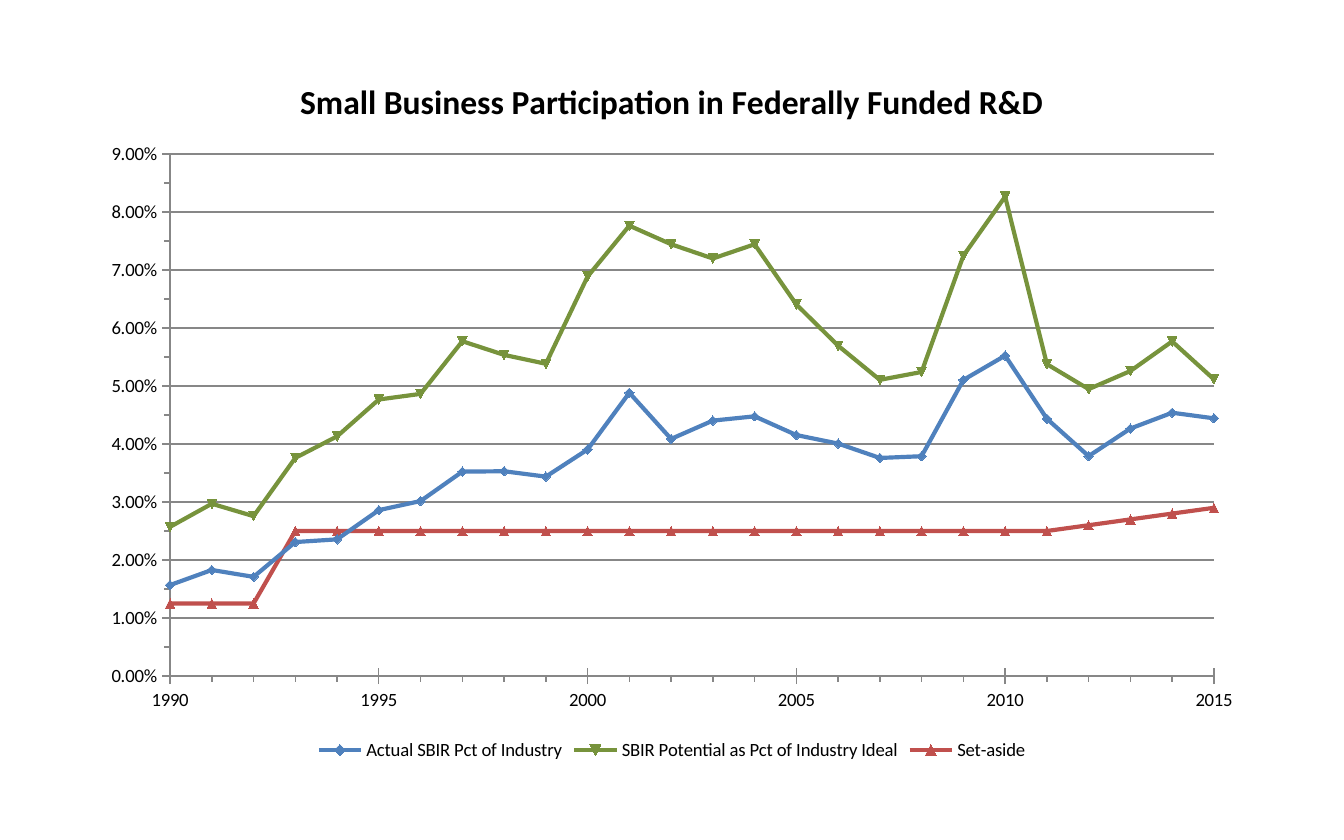
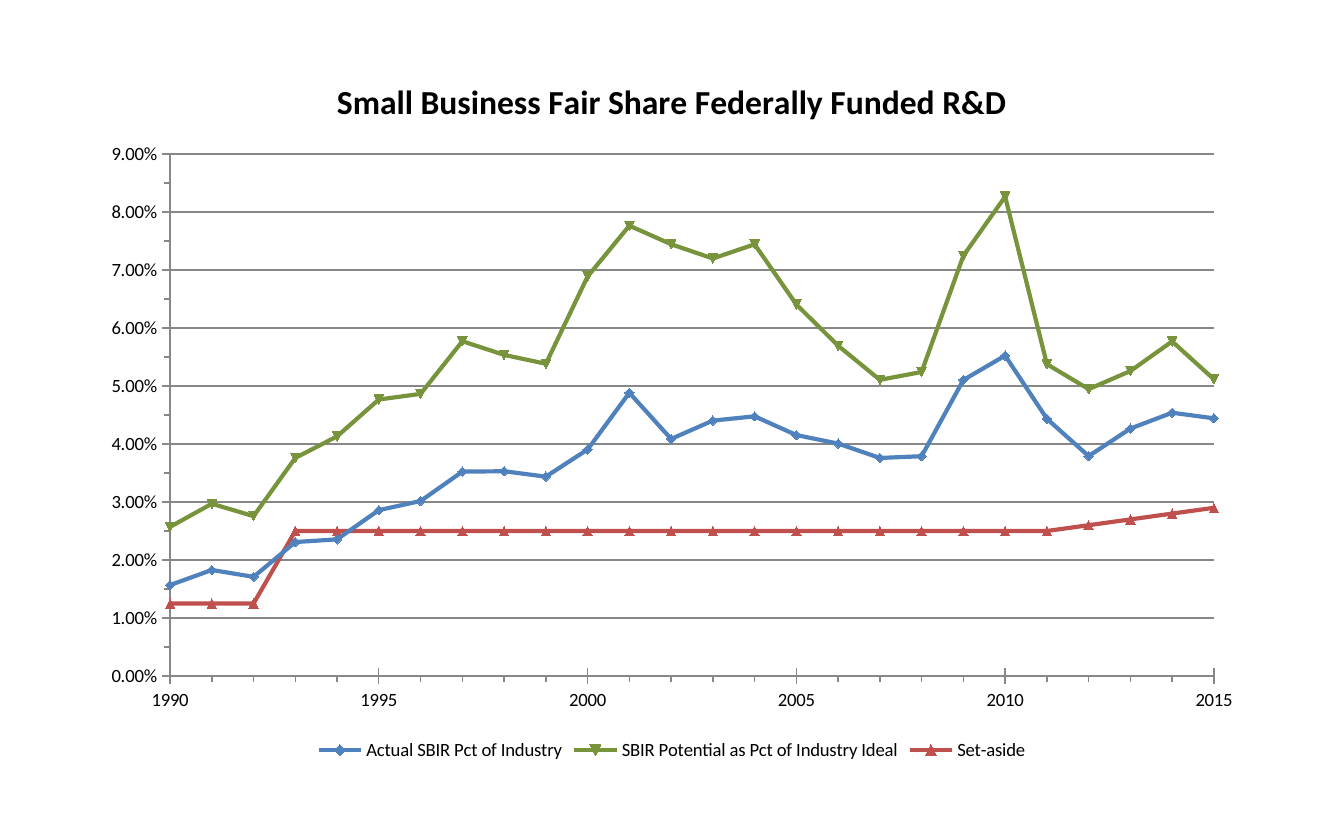
Before and after one commit to SLU-Courses-Townes/POLS6310, a slide deck: slide 6 of FinalProject/Docs/Townes_POLS6310_2019_Spring_FinalProject_Presentation_v00.pptx. Drawn at 1344x840 pixels with LibreOffice and Linux fonts; fonts in the diff are those of the drawing. Boxes give left, top, right and bottom in pixels: in the first picture for what was removed or moved away, otherwise in the second. Text is boxed around its words. In the diff, an @@ line names an element or a change of style, - is before the commit and + after.

```diff
--- a/FinalProject/Docs/Townes_POLS6310_2019_Spring_FinalProject_Presentation_v00.pptx
+++ b/FinalProject/Docs/Townes_POLS6310_2019_Spring_FinalProject_Presentation_v00.pptx
@@ scatter lines chart at box(89, 54, 1257, 766) @@
@@ title "Small Business Participation in Federally Funded R&D" to "Small Business Fair Share Federally Funded R&D" @@
```
Also in this commit, not shown: 3 other slides changed, 7 slides added, 2 slides removed.
